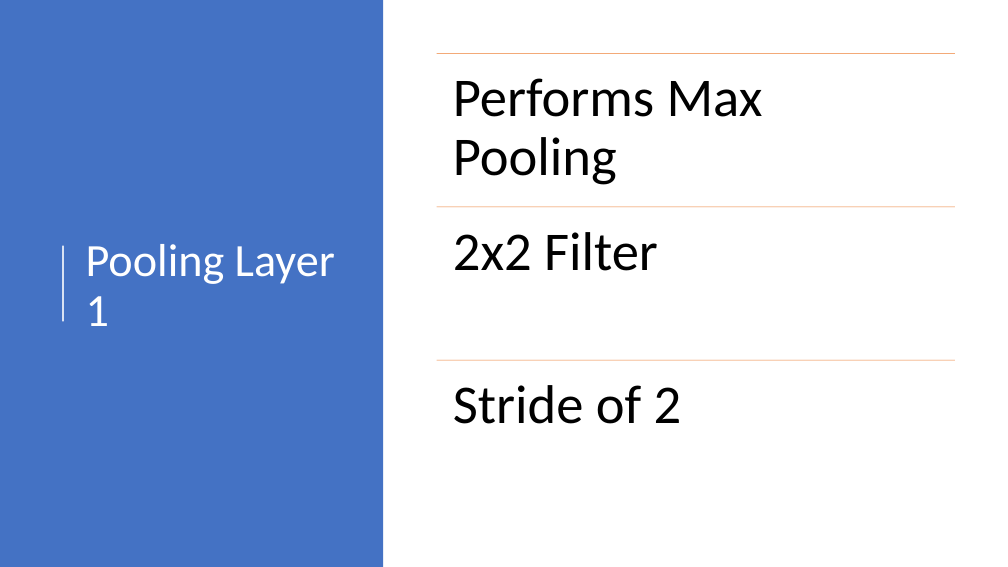
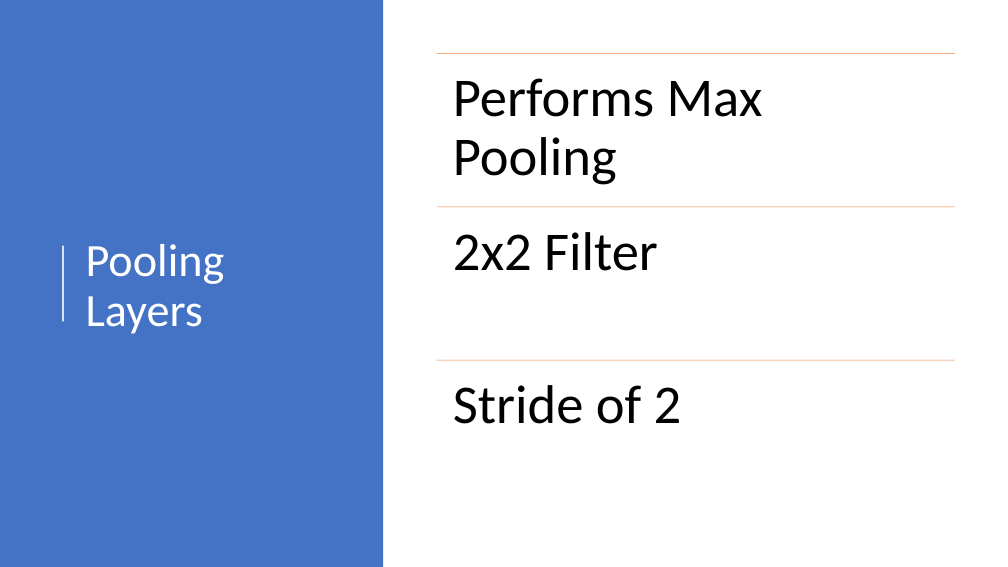
Before and after one commit to ChrisKalahiki/CNN-for-BelgiumTS-and-MNIST, a slide deck: slide 14 of RIPMazeRunner.pptx (slide 13 before the commit). Drawn at 1008x567 pixels with LibreOffice and Linux fonts; fonts in the diff are those of the drawing. Boxes give left, top, right and bottom in pixels: in the first picture for what was removed or moved away, otherwise in the second. Text is boxed around its words. In the diff, an @@ line names an element or a change of style, - is before the commit and + after.

```diff
--- a/RIPMazeRunner.pptx
+++ b/RIPMazeRunner.pptx
@@ title at bbox=[86, 244, 225, 334]: text changed @@
-Pooling Layer 1
+Pooling Layers
```
Also in this commit, not shown: 1 other slide changed, 1 slide added, 2 slides removed.
